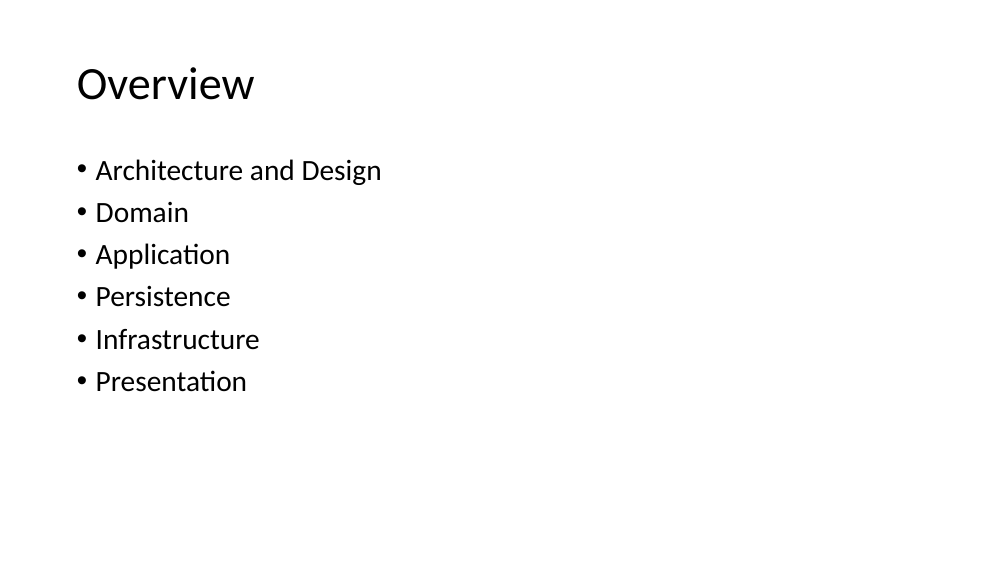
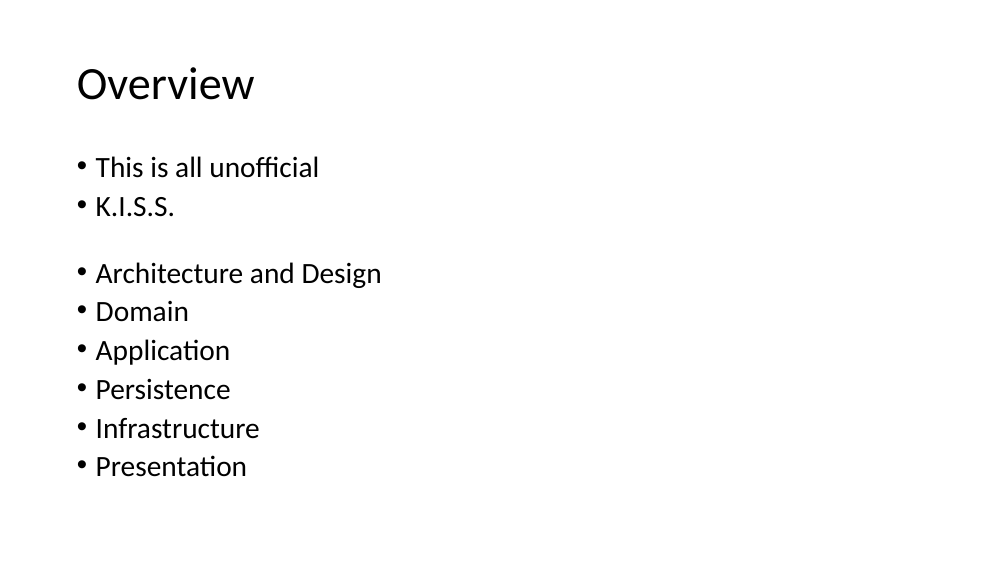
Before and after one commit to EnterpriseProductsLP/tag-tech-spikes, a slide deck: slide 4 of src/end-to-end-example/Presentation/Clean Architecture with .Net Core.pptx. Drawn at 1008x567 pixels with LibreOffice and Linux fonts; fonts in the diff are those of the drawing. Boxes give left, top, right and bottom in pixels: in the first picture for what was removed or moved away, otherwise in the second. Text is boxed around its words. In the diff, an @@ line names an element or a change of style, - is before the commit and + after.

```diff
--- a/src/end-to-end-example/Presentation/Clean Architecture with .Net Core.pptx
+++ b/src/end-to-end-example/Presentation/Clean Architecture with .Net Core.pptx
@@ text at box(96, 156, 319, 217): paragraphs added @@
+• This is all unofficial
+• K.I.S.S.
@@ text at box(96, 262, 382, 477): line spacing 0.9 to 0.8 @@
```
Also in this commit, not shown: 1 other slide changed, 8 slides added, 22 other files.
